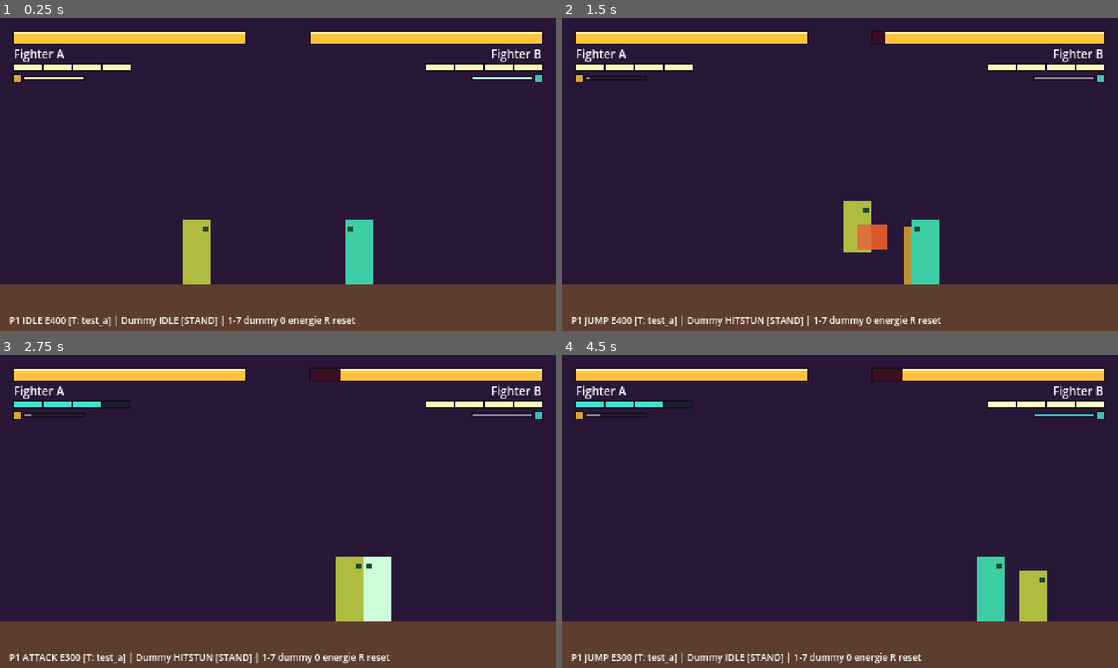
Above: before the commit, frames 1-4 (two rows, left to right).
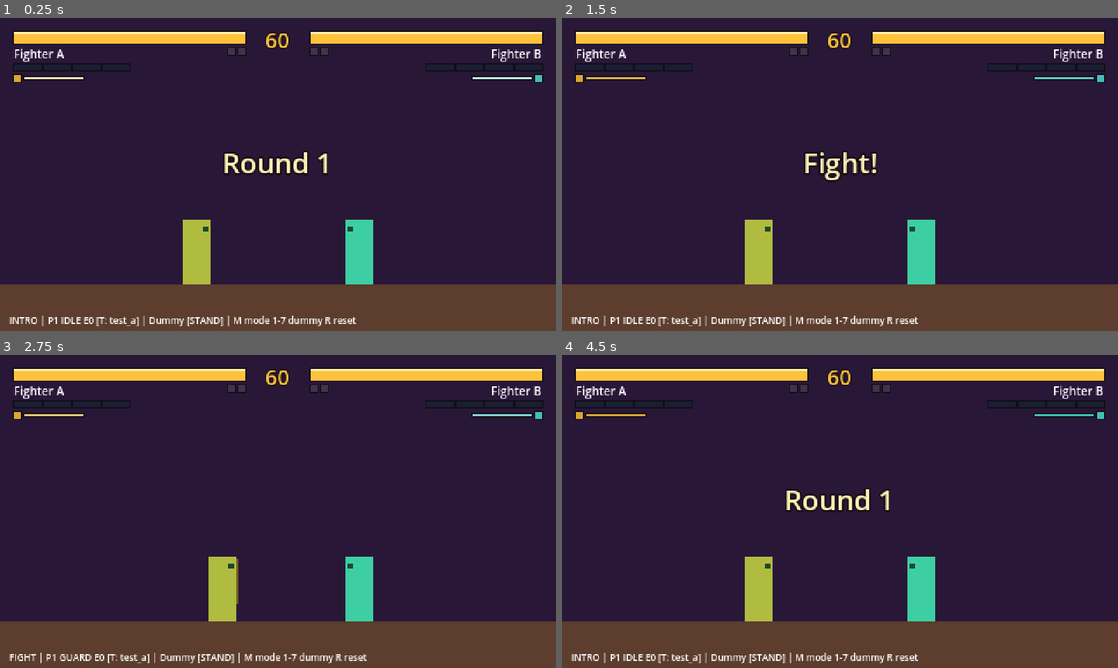
Above: after the commit, the same moments.

Repository: NabOuat/Fighter
Game: Godot game, scene res://scenes/fight/fight.tscn
Two runs of this game, one before a commit and one after it. Both use one fixed random seed, a clock stepped at 60 frames per second and the inputs below. This scene is started directly instead of the project's main scene.
Inputs:
- Up to frame 1 (0.25 s): no input
- Up to frame 2 (1.5 s): tap Enter at 0.5 s; hold D (move_right) from 0.53 s (still down); tap I (assist) at 0.6 s; tap W (jump) at 0.77 s; tap J (attack) at 0.8, 1.35 s
- Up to frame 3 (2.75 s): tap W (jump) at 1.52 s; tap L (guard) at 1.55 s; release D (move_right) at 2.03 s; hold A (move_left) from 2.03 s (still down); hold L (guard) from 2.03 s (still down); tap K (special) at 2.3 s
- Up to frame 4 (4.5 s): release A (move_left) at 2.78 s; release L (guard) at 2.78 s; hold D (move_right) 2.78-4.28 s; tap K (special) at 2.85 s; tap W (jump) at 3.02, 3.77 s; tap U (ultimate) at 3.05, 3.6 s; tap M at 3.8, 4.35 s; hold A (move_left) from 4.28 s (still down)

The runs differ from the first frame. In frame 1, 2.8% of the frame differs, in the area x 1-98%, y 4-99%; in frame 2, 5.6%; in frame 3, 5.6%; in frame 4, 6.9%.

Commit message:
Prototype de combat, étape 5 : rounds
Déroulement du combat : annonce de manche (commandes bloquées),
chrono de 60 secondes, K.O. au ralenti, temps écoulé, double K.O.
et égalité, round final, victoire en 2 manches et rejouer. La vie
revient à chaque manche, l'énergie est gardée. Mode entraînement
(touche M) : pas de chrono, personne ne peut être mis K.O.

Co-Authored-By: Claude Opus 5.5 <noreply@anthropic.com>

Diff:
--- a/localization/translations.csv
+++ b/localization/translations.csv
@@ -19,3 +19,9 @@
 FIGHT_DODGE,Esquive mystique !,Mystic dodge!
 FIGHT_ULTIMATE,Ultime !,Ultimate!
 FIGHTER_TEST_C_NAME,Combattant C,Fighter C
+FIGHT_FINAL_ROUND,Round final,Final round
+FIGHT_DOUBLE_KO,Double K.O. !,Double K.O.!
+FIGHT_DRAW,Égalité,Draw
+FIGHT_ROUND_WINNER,%s gagne la manche,%s wins the round
+FIGHT_MATCH_WINNER,Victoire : %s !,%s wins!
+FIGHT_PRESS_RESTART,Appuie sur Attaque pour rejouer,Press Attack to play again
--- a/scenes/fight/fight.gd
+++ b/scenes/fight/fight.gd
@@ -1,8 +1,8 @@
 extends Node2D
-## L'arène d'entraînement : elle fait avancer le combat image par image.
+## L'arène : elle fait avancer le combat image par image et gère les manches.
 ##
 ## À chaque frame (60 par seconde), dans cet ordre :
-##   1. chaque combattant lit ses commandes (le mannequin reçoit les siennes) ;
+##   1. chaque combattant lit ses commandes (bloquées pendant les annonces) ;
 ##   2. chaque combattant joue une frame (tick), puis les soutiens et les projectiles ;
 ##   3. on empêche les deux corps de se chevaucher ;
 ##   4. on vérifie les coups : combattants, soutiens, projectiles, boucliers.
@@ -10,8 +10,14 @@
 ## c'est ce qui donne la sensation d'impact. L'ultime fige tout plus longtemps
 ## pour sa mise en scène.
 ##
+## Deux modes (touche M pour passer de l'un à l'autre) :
+## - Combat : 2 manches gagnantes, chrono de 60 secondes, K.O. et temps écoulé.
+## - Entraînement : pas de chrono, personne ne peut être mis K.O., énergie pleine.
+##
 ## Lance cette scène seule avec F6 pour tester.
 
+## Les étapes d'un combat.
+enum Phase { INTRO, FIGHT, ROUND_OVER, MATCH_OVER }
 ## Ce que fait le mannequin (touches 1 à 7 pendant le test).
 enum DummyMode { STAND, GUARD_HIGH, GUARD_LOW, ATTACK, ATTACK_LOW, PROJECTILE, ASSIST }
 
@@ -21,14 +27,29 @@
 	preload("res://data/fighters/test_b.tres"),
 	preload("res://data/fighters/test_c.tres"),
 ]
-## Hauteur du sol (les soutiens apparaissent toujours au sol).
-const FLOOR_Y := 230.0
+
+## Manches à gagner pour remporter le combat.
+const ROUNDS_TO_WIN := 2
+## Durée d'une manche : 60 secondes.
+const ROUND_FRAMES := 60 * 60
+## Annonce de début de manche : « Round 1 » puis « Combat ! ».
+const INTRO_ROUND_FRAMES := 70
+const INTRO_TOTAL_FRAMES := 110
+## Après un K.O., le combat passe au ralenti un moment.
+const KO_SLOWMO_FRAMES := 60
+## Fin de manche : « K.O. » d'abord, puis le nom du gagnant, puis la manche suivante.
+const RESULT_SHOW_FRAMES := 90
+const ROUND_OVER_FRAMES := 210
 
 ## Largeur minimale entre les centres des deux combattants.
 const PUSHBOX_WIDTH := 20.0
 ## Limites de l'arène pour le centre des combattants.
 const ARENA_LEFT := 12.0
 const ARENA_RIGHT := 468.0
+const START_X_PLAYER := 170.0
+const START_X_DUMMY := 310.0
+## Hauteur du sol (les soutiens apparaissent toujours au sol).
+const FLOOR_Y := 230.0
 ## Le mannequin agit toutes les 80 frames (1,3 seconde).
 const DUMMY_PERIOD := 80
 const POPUP_FRAMES := 50
@@ -41,6 +62,20 @@
 const ENERGY_ON_BLOCKED := 8.0
 const ENERGY_WHEN_BLOCKING := 5.0
 const ENERGY_ON_PARRY := 25.0
+
+var training := false
+var phase: Phase = Phase.INTRO
+## Frames écoulées depuis le début de l'étape en cours.
+var phase_frames := 0
+var round_number := 1
+var player_wins := 0
+var dummy_wins := 0
+var timer_frames := ROUND_FRAMES
+var slowmo_frames := 0
+## Texte (clé de traduction) annonçant le résultat de la manche.
+var round_result_key := ""
+## Gagnant(s) de la dernière manche (les deux en cas d'égalité).
+var round_winners: Array[Fighter] = []
 
 var hitstop := 0
 var ultimate_freeze := 0
@@ -60,8 +95,12 @@
 @onready var dummy_energy: EnergyBar = $HUD/DummyEnergy
 @onready var player_assist: AssistGauge = $HUD/PlayerAssist
 @onready var dummy_assist: AssistGauge = $HUD/DummyAssist
+@onready var player_markers: WinMarkers = $HUD/PlayerWins
+@onready var dummy_markers: WinMarkers = $HUD/DummyWins
 @onready var player_name: Label = $HUD/PlayerName
 @onready var dummy_name: Label = $HUD/DummyName
+@onready var timer_label: Label = $HUD/TimerLabel
+@onready var announce_label: Label = $HUD/AnnounceLabel
 @onready var combo_label: Label = $HUD/ComboLabel
 @onready var popup_label: Label = $HUD/PopupLabel
 @onready var dim: ColorRect = $Dim
@@ -82,31 +121,55 @@
 	# le mannequin a le soutien B.
 	player.support = TEST_SUPPORTS[0]
 	dummy.support = TEST_SUPPORTS[1]
-	_reset_training()
+	_start_match()
 
 
 func _physics_process(delta: float) -> void:
 	frame_count += 1
-	_drive_dummy()
-	for fighter in fighters:
-		fighter.poll_input()
+	phase_frames += 1
+	if training or phase == Phase.FIGHT:
+		_drive_dummy()
+		for fighter in fighters:
+			fighter.poll_input()
+	else:
+		for fighter in fighters:
+			fighter.release_controls()
+
+	# Après un K.O., le jeu ne calcule qu'une frame sur deux : effet de ralenti.
+	slowmo_frames = maxi(0, slowmo_frames - 1)
 	if ultimate_freeze > 0:
 		ultimate_freeze -= 1
 	elif hitstop > 0:
 		hitstop -= 1
+	elif slowmo_frames > 0 and frame_count % 2 == 0:
+		pass
 	else:
-		for fighter in fighters:
-			fighter.tick(delta)
-		for assist in assists:
-			assist.tick(delta)
-		for projectile in projectiles:
-			projectile.tick(delta)
-		_separate_fighters()
+		_simulate(delta)
+
+	if not training:
+		_update_match()
+	_update_hud()
+
+
+## Une frame de combat. Les coups ne comptent que pendant la manche
+## (après un K.O., les projectiles encore en vol ne touchent plus).
+func _simulate(delta: float) -> void:
+	for fighter in fighters:
+		fighter.tick(delta)
+	for assist in assists:
+		assist.tick(delta)
+	for projectile in projectiles:
+		projectile.tick(delta)
+	_separate_fighters()
+	if training or phase == Phase.FIGHT:
 		_resolve_hits()
 		_resolve_assists()
 		_resolve_projectiles()
 		_end_finished_combos()
-	_update_hud()
+		if not training:
+			timer_frames = maxi(0, timer_frames - 1)
+	else:
+		_remove_finished_assists()
 
 
 func _unhandled_input(event: InputEvent) -> void:
@@ -114,7 +177,16 @@
 		return
 	match event.physical_keycode:
 		KEY_R:
-			_reset_training()
+			if training:
+				_reset_training()
+			else:
+				_start_match()
+		KEY_M:
+			training = not training
+			if training:
+				_reset_training()
+			else:
+				_start_match()
 		KEY_0:
 			for fighter in fighters:
 				fighter.energy = 0.0
@@ -127,21 +199,125 @@
 			player.assist_cooldown = 0
 
 
-## En entraînement : positions de départ et énergie pleine pour tout tester.
+# --- Déroulement du combat ---------------------------------------------------
+
+func _start_match() -> void:
+	training = false
+	player_wins = 0
+	dummy_wins = 0
+	round_number = 1
+	for fighter in fighters:
+		fighter.immortal = false
+		fighter.energy = 0.0
+	_start_round()
+
+
+## Nouvelle manche : vie pleine, positions de départ. L'énergie est gardée.
+func _start_round() -> void:
+	_clear_effects()
+	for fighter in fighters:
+		fighter.reset()
+	player.position = Vector2(START_X_PLAYER, FLOOR_Y)
+	dummy.position = Vector2(START_X_DUMMY, FLOOR_Y)
+	timer_frames = ROUND_FRAMES
+	_set_phase(Phase.INTRO)
+
+
+## En entraînement : pas de chrono, personne ne peut être mis K.O., énergie pleine.
 ## Touche 0 : vider l'énergie pour tester comment elle se remplit.
 func _reset_training() -> void:
-	player.position.x = 170
-	dummy.position.x = 310
-	for projectile in projectiles:
-		_remove_projectile(projectile)
-	projectiles.clear()
-	for assist in assists:
-		_remove_assist(assist)
-	assists.clear()
+	_clear_effects()
 	for fighter in fighters:
 		fighter.reset()
+		fighter.immortal = true
 		fighter.energy = Fighter.MAX_ENERGY
-
+	player.position = Vector2(START_X_PLAYER, FLOOR_Y)
+	dummy.position = Vector2(START_X_DUMMY, FLOOR_Y)
+	_set_phase(Phase.FIGHT)
+
+
+func _set_phase(new_phase: Phase) -> void:
+	phase = new_phase
+	phase_frames = 0
+
+
+func _update_match() -> void:
+	match phase:
+		Phase.INTRO:
+			if phase_frames >= INTRO_TOTAL_FRAMES:
+				_set_phase(Phase.FIGHT)
+		Phase.FIGHT:
+			if player.health <= 0 or dummy.health <= 0:
+				_end_round(true)
+			elif timer_frames <= 0:
+				_end_round(false)
+		Phase.ROUND_OVER:
+			if phase_frames >= ROUND_OVER_FRAMES:
+				if player_wins >= ROUNDS_TO_WIN or dummy_wins >= ROUNDS_TO_WIN:
+					_set_phase(Phase.MATCH_OVER)
+				else:
+					round_number += 1
+					_start_round()
+		Phase.MATCH_OVER:
+			if Input.is_action_just_pressed("attack"):
+				_start_match()
+
+
+## Fin de manche, par K.O. ou au chrono. En cas d'égalité, les deux gagnent la manche.
+func _end_round(by_ko: bool) -> void:
+	round_winners.clear()
+	if by_ko:
+		for fighter in fighters:
+			if fighter.health > 0:
+				round_winners.append(fighter)
+		round_result_key = "FIGHT_KO" if round_winners.size() == 1 else "FIGHT_DOUBLE_KO"
+		slowmo_frames = KO_SLOWMO_FRAMES
+	else:
+		if player.health > dummy.health:
+			round_winners.append(player)
+		elif dummy.health > player.health:
+			round_winners.append(dummy)
+		round_result_key = "FIGHT_TIME_UP"
+	# Double K.O. ou vie égale au chrono : la manche compte pour les deux.
+	if round_winners.is_empty():
+		round_winners.append_array(fighters)
+	for fighter in round_winners:
+		if fighter == player:
+			player_wins += 1
+		else:
+			dummy_wins += 1
+	_set_phase(Phase.ROUND_OVER)
+
+
+## Texte de la grande annonce au centre de l'écran (vide = rien à annoncer).
+func _announce_text() -> String:
+	match phase:
+		Phase.INTRO:
+			if phase_frames < INTRO_ROUND_FRAMES:
+				var last := player_wins == ROUNDS_TO_WIN - 1 and dummy_wins == ROUNDS_TO_WIN - 1
+				return tr("FIGHT_FINAL_ROUND") if last else tr("FIGHT_ROUND") % round_number
+			return tr("FIGHT_START")
+		Phase.ROUND_OVER:
+			if phase_frames < RESULT_SHOW_FRAMES:
+				return tr(round_result_key)
+			return _winner_text(round_winners, "FIGHT_ROUND_WINNER")
+		Phase.MATCH_OVER:
+			var champions: Array[Fighter] = []
+			if player_wins >= ROUNDS_TO_WIN:
+				champions.append(player)
+			if dummy_wins >= ROUNDS_TO_WIN:
+				champions.append(dummy)
+			return _winner_text(champions, "FIGHT_MATCH_WINNER") + "\n" + tr("FIGHT_PRESS_RESTART")
+	return ""
+
+
+func _winner_text(winners: Array[Fighter], key: String) -> String:
+	if winners.size() != 1:
+		return tr("FIGHT_DRAW")
+	return tr(key) % tr(winners[0].data.name_key)
+
+
+# --- Mannequin ---------------------------------------------------------------
 
 ## Donne ses commandes au mannequin selon le mode choisi.
 func _drive_dummy() -> void:
@@ -159,6 +335,8 @@
 	# Le mannequin appelle son soutien dès qu'il est rechargé.
 	intent.assist = dummy_mode == DummyMode.ASSIST and beat == 0
 
+
+# --- Collisions --------------------------------------------------------------
 
 func _separate_fighters() -> void:
 	var gap := dummy.global_position.x - player.global_position.x
@@ -244,7 +422,6 @@
 ## Les attaques de soutien touchent comme des coups venus de loin :
 ## l'adversaire peut les parer ou les contrer, mais ne peut pas étourdir le soutien.
 func _resolve_assists() -> void:
-	var finished: Array[Assist] = []
 	for assist in assists:
 		var defender := assist.caller.opponent
 		var hitbox := assist.get_hitbox_rect()
@@ -252,6 +429,12 @@
 			assist.hit_done = true
 			var attack := assist.data.attack
 			_apply(defender.receive_attack(attack, assist.caller, true), attack, assist.caller, defender, false)
+	_remove_finished_assists()
+
+
+func _remove_finished_assists() -> void:
+	var finished: Array[Assist] = []
+	for assist in assists:
 		if assist.is_finished():
 			finished.append(assist)
 	for assist in finished:
@@ -267,6 +450,8 @@
 			return true
 	return false
 
+
+# --- Soutiens, projectiles, effets -------------------------------------------
 
 func _on_assist_called(caller: Fighter) -> void:
 	var assist := Assist.new()
@@ -304,6 +489,20 @@
 	projectile.queue_free()
 
 
+## Retire tous les projectiles et soutiens, et annule les arrêts en cours.
+func _clear_effects() -> void:
+	for projectile in projectiles:
+		_remove_projectile(projectile)
+	projectiles.clear()
+	for assist in assists:
+		_remove_assist(assist)
+	assists.clear()
+	hitstop = 0
+	ultimate_freeze = 0
+	slowmo_frames = 0
+	popup_frames = 0
+
+
 func _on_ultimate_started(_fighter: Fighter) -> void:
 	ultimate_freeze = ULTIMATE_FREEZE_FRAMES
 	_show_popup("FIGHT_ULTIMATE")
@@ -320,6 +519,8 @@
 	popup_label.text = text_key
 	popup_frames = POPUP_FRAMES
 
+
+# --- Affichage ---------------------------------------------------------------
 
 func _update_hud() -> void:
 	player_bar.set_ratio(float(player.health) / Fighter.MAX_HEALTH)
@@ -328,6 +529,14 @@
 	dummy_energy.set_ratio(dummy.energy / Fighter.MAX_ENERGY)
 	player_assist.show_fighter(player)
 	dummy_assist.show_fighter(dummy)
+	player_markers.visible = not training
+	dummy_markers.visible = not training
+	player_markers.set_wins(player_wins)
+	dummy_markers.set_wins(dummy_wins)
+	# Le chrono affiche les secondes restantes, arrondies au-dessus (59,2 s → 60).
+	timer_label.text = "--" if training else str(ceili(timer_frames / 60.0))
+	announce_label.text = "" if training else _announce_text()
+	announce_label.visible = announce_label.text != ""
 	combo_label.visible = player.combo_hits >= 2
 	combo_label.text = tr("FIGHT_COMBO_HITS") % player.combo_hits
 	popup_frames = maxi(0, popup_frames - 1)
@@ -336,7 +545,8 @@
 	dim.visible = ultimate_freeze > 0
 	# Texte de débogage pour le développeur, absent du jeu final
 	# (c'est pour ça qu'il n'est pas dans le fichier de traductions).
-	debug_label.text = "P1 %s E%d [T: %s] | Dummy %s [%s] | 1-7 dummy 0 energie R reset" % [
+	debug_label.text = "%s | P1 %s E%d [T: %s] | Dummy [%s] | M mode 1-7 dummy R reset" % [
+		"TRAINING" if training else Phase.keys()[phase],
 		Fighter.State.keys()[player.state], int(player.energy), player.support.id,
-		Fighter.State.keys()[dummy.state], DummyMode.keys()[dummy_mode],
+		DummyMode.keys()[dummy_mode],
 	]
--- a/scenes/fight/fight.tscn
+++ b/scenes/fight/fight.tscn
@@ -7,6 +7,7 @@
 [ext_resource type="Script" path="res://scenes/ui/health_bar.gd" id="5_health_bar"]
 [ext_resource type="Script" path="res://scenes/ui/energy_bar.gd" id="6_energy_bar"]
 [ext_resource type="Script" path="res://scenes/ui/assist_gauge.gd" id="7_assist_gauge"]
+[ext_resource type="Script" path="res://scenes/ui/win_markers.gd" id="8_win_markers"]
 
 [sub_resource type="RectangleShape2D" id="Shape_floor"]
 size = Vector2(480, 40)
@@ -131,6 +132,52 @@
 mouse_filter = 2
 script = ExtResource("7_assist_gauge")
 flip = true
+
+[node name="PlayerWins" type="Control" parent="HUD"]
+layout_mode = 3
+anchors_preset = 0
+offset_left = 197.0
+offset_top = 26.0
+offset_right = 212.0
+offset_bottom = 32.0
+mouse_filter = 2
+script = ExtResource("8_win_markers")
+
+[node name="DummyWins" type="Control" parent="HUD"]
+layout_mode = 3
+anchors_preset = 0
+offset_left = 268.0
+offset_top = 26.0
+offset_right = 283.0
+offset_bottom = 32.0
+mouse_filter = 2
+script = ExtResource("8_win_markers")
+flip = true
+
+[node name="TimerLabel" type="Label" parent="HUD"]
+offset_left = 214.0
+offset_top = 6.0
+offset_right = 266.0
+offset_bottom = 28.0
+theme_override_colors/font_color = Color(1, 0.76, 0.24, 1)
+theme_override_colors/font_outline_color = Color(0.08, 0.05, 0.09, 1)
+theme_override_constants/outline_size = 4
+theme_override_font_sizes/font_size = 18
+text = "60"
+horizontal_alignment = 1
+
+[node name="AnnounceLabel" type="Label" parent="HUD"]
+visible = false
+offset_left = 40.0
+offset_top = 95.0
+offset_right = 440.0
+offset_bottom = 155.0
+theme_override_colors/font_color = Color(1, 0.94, 0.7, 1)
+theme_override_colors/font_outline_color = Color(0.08, 0.05, 0.09, 1)
+theme_override_constants/outline_size = 6
+theme_override_font_sizes/font_size = 24
+horizontal_alignment = 1
+vertical_alignment = 1
 
 [node name="PlayerName" type="Label" parent="HUD"]
 offset_left = 12.0
--- a/scenes/fighters/fighter.gd
+++ b/scenes/fighters/fighter.gd
@@ -71,6 +71,8 @@
 var opponent: Fighter
 ## Le personnage choisi comme soutien pour ce combat, donné par l'arène.
 var support: FighterData
+## Coché par l'arène en mode entraînement : la vie ne descend jamais sous 1.
+var immortal := false
 ## Frames restantes avant de pouvoir rappeler le soutien (0 = prêt).
 var assist_cooldown := 0
 ## Vrai tant que le soutien est à l'écran (géré par l'arène).
@@ -200,6 +202,18 @@
 		special_held_frames = 0
 
 
+## Commandes bloquées (annonce de manche, fin de manche) : on lâche tout.
+func release_controls() -> void:
+	for key in intent:
+		intent[key] = false
+	special_held_frames = 0
+	buffered_attack = 0
+	buffered_guard = 0
+	buffered_special = 0
+	buffered_ultimate = 0
+	buffered_assist = 0
+
+
 ## Une frame de jeu.
 func tick(delta: float) -> void:
 	buffered_attack = maxi(0, buffered_attack - 1)
@@ -567,7 +581,7 @@
 
 func _take_damage(attack: AttackData, attacker: Fighter) -> void:
 	var damage := roundi(attack.damage * attacker.data.damage_multiplier() * data.defense_multiplier())
-	health = maxi(0, health - damage)
+	health = maxi(1 if immortal else 0, health - damage)
 	special_held_frames = 0
 	# Seul un appui sur Garde PENDANT qu'on encaisse déclenche l'esquive : un contre
 	# parfait tenté un peu trop tôt ne doit pas se transformer en esquive.
--- /dev/null
+++ b/scenes/ui/win_markers.gd
@@ -0,0 +1,31 @@
+class_name WinMarkers
+extends Control
+## Les manches gagnées : un carré par manche à gagner, doré quand elle est gagnée.
+
+const OUTLINE := Color(0.08, 0.05, 0.09)
+const EMPTY := Color(0.25, 0.2, 0.3)
+const WON := Color(1.0, 0.76, 0.24)
+const GAP := 3.0
+
+## Nombre de manches à gagner pour remporter le combat.
+@export var rounds_to_win := 2
+## Coché : les carrés se remplissent de droite à gauche (joueur de droite).
+@export var flip := false
+
+var wins := 0
+
+
+func set_wins(value: int) -> void:
+	if value != wins:
+		wins = value
+		queue_redraw()
+
+
+func _draw() -> void:
+	var side := size.y
+	for i in rounds_to_win:
+		var slot := i if not flip else rounds_to_win - 1 - i
+		var x := size.x - (slot + 1) * side - slot * GAP if flip else slot * (side + GAP)
+		var cell := Rect2(x, 0, side, side)
+		draw_rect(cell.grow(1), OUTLINE)
+		draw_rect(cell, WON if i < wins else EMPTY)
Binary file changed: localization/translations.en.translation
Binary file changed: localization/translations.fr.translation
Not shown, added: scenes/ui/win_markers.gd.uid
Not shown, changed: CLAUDE.md
Not shown, changed: README.md
